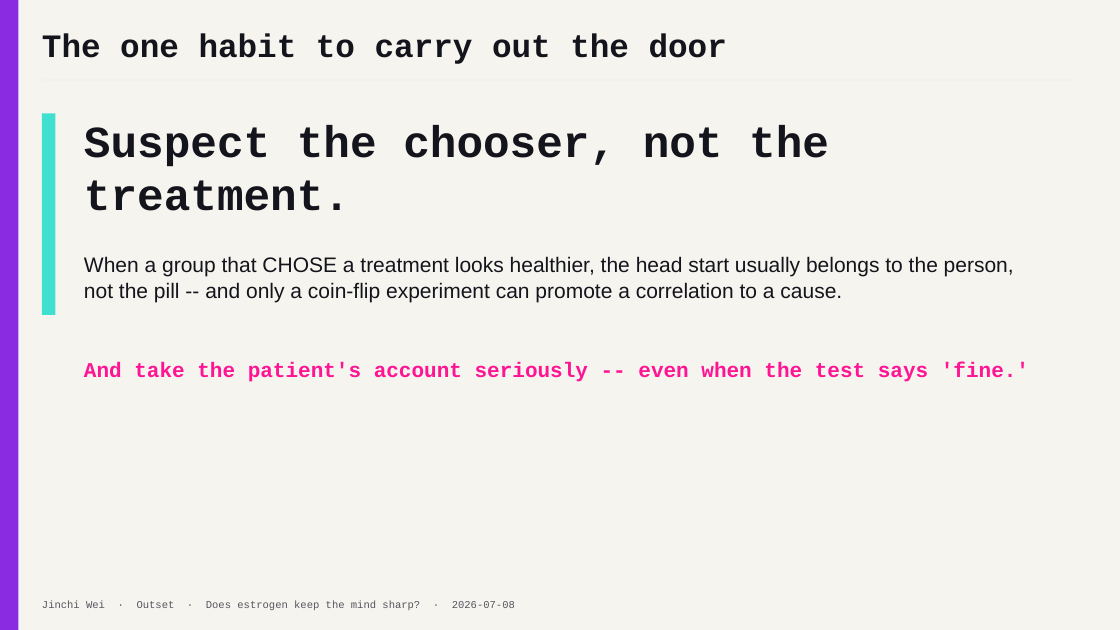
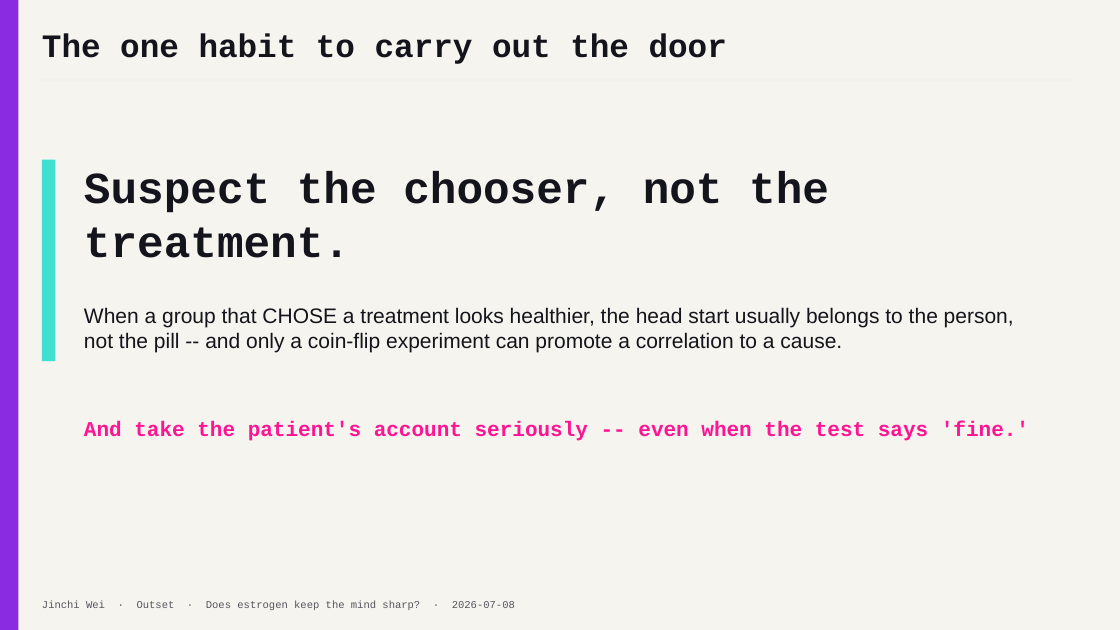
Before and after one commit to jinchiwei/outset-ai-healthcare, a slide deck: slide 18 of solutions/g6_estrogen/slides/g6_estrogen.pptx. Drawn at 1120x630 pixels with LibreOffice and Linux fonts; fonts in the diff are those of the drawing. Boxes give left, top, right and bottom in pixels: in the first picture for what was removed or moved away, otherwise in the second. Text is boxed around its words. In the diff, an @@ line names an element or a change of style, - is before the commit and + after.

```diff
--- a/solutions/g6_estrogen/slides/g6_estrogen.pptx
+++ b/solutions/g6_estrogen/slides/g6_estrogen.pptx
@@ rectangle: place and size @@
-rectangle at [42, 113, 55, 315]
+rectangle at [42, 160, 55, 361]
@@ text "Suspect the chooser, not the ...": place and size @@
-text "Suspect the chooser, not the ..." at [84, 126, 829, 211]
+text "Suspect the chooser, not the ..." at [84, 172, 829, 258]
@@ text "When a group that CHOSE ...": place and size @@
-text "When a group that CHOSE ..." at [84, 256, 1014, 302]
+text "When a group that CHOSE ..." at [84, 307, 1014, 353]
@@ text "And take the patient's account ...": place and size @@
-text "And take the patient's account ..." at [84, 362, 1029, 382]
+text "And take the patient's account ..." at [84, 421, 1029, 441]
```
Also in this commit, not shown: 6 other slides changed, 3 other files.
